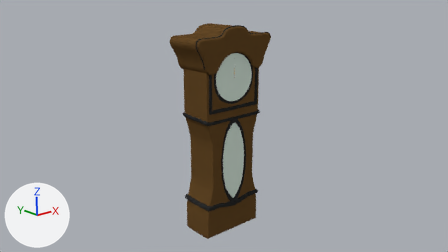
The Blender file Assets/Murdock/Models/GrandfatherClock.blend as it was, and as the next commit left it.
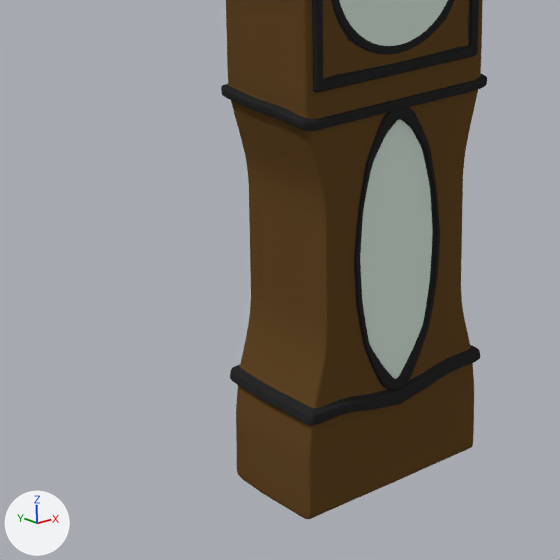
Each version is shown from the file's camera 'Camera', then close up on the part from 26% to 63% of the width and 35% to 99% of the height. The lights are fixed; the arrows at lower left show +X, +Y and +Z.

Objects in the first close-up: 'Stand'.
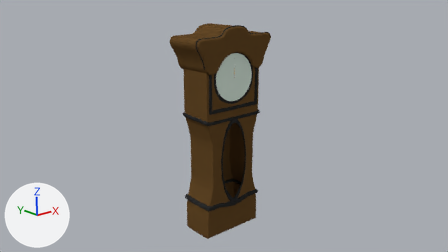
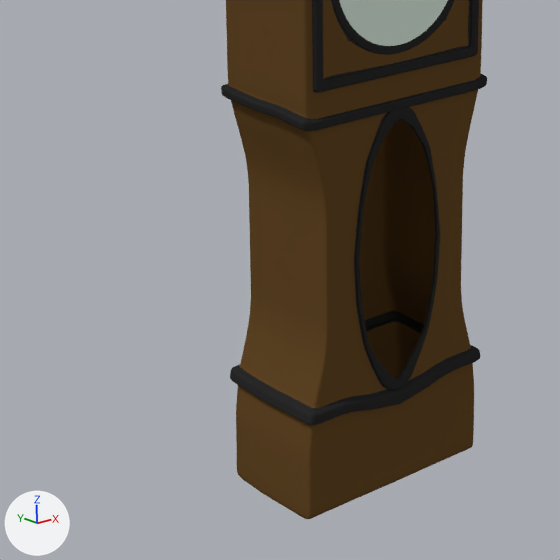
Location of each change, [x1, y1, x2, y2] in pixels of the close-ups (560 x 560 px):
part 1 of me_circle_024, deleted
    before: [360, 119, 432, 379]

What the commit changed:
me_circle_024 is used by ob_stand; parent ob_base; location (0.0, -1.042, 10.36); rotation (1.571, 0.0, 0.0), in degrees (90, 0, 0); scale (2.38, 2.38, 2.38).
me_circle_024 had 1830 vertices, 1806 faces and spanned x -1.41..1.41, y -6.29..1.4, z -1.45..0.07.
me_circle_024 now has 1817 vertices, 1782 faces and spans x -1.41..1.41, y -6.29..1.4, z -1.45..0.07.
Part 1, on me_circle_024:
13 vertices are removed from x 0.0, y -4.95..-1.73, z 0.0.
24 faces are deleted.
